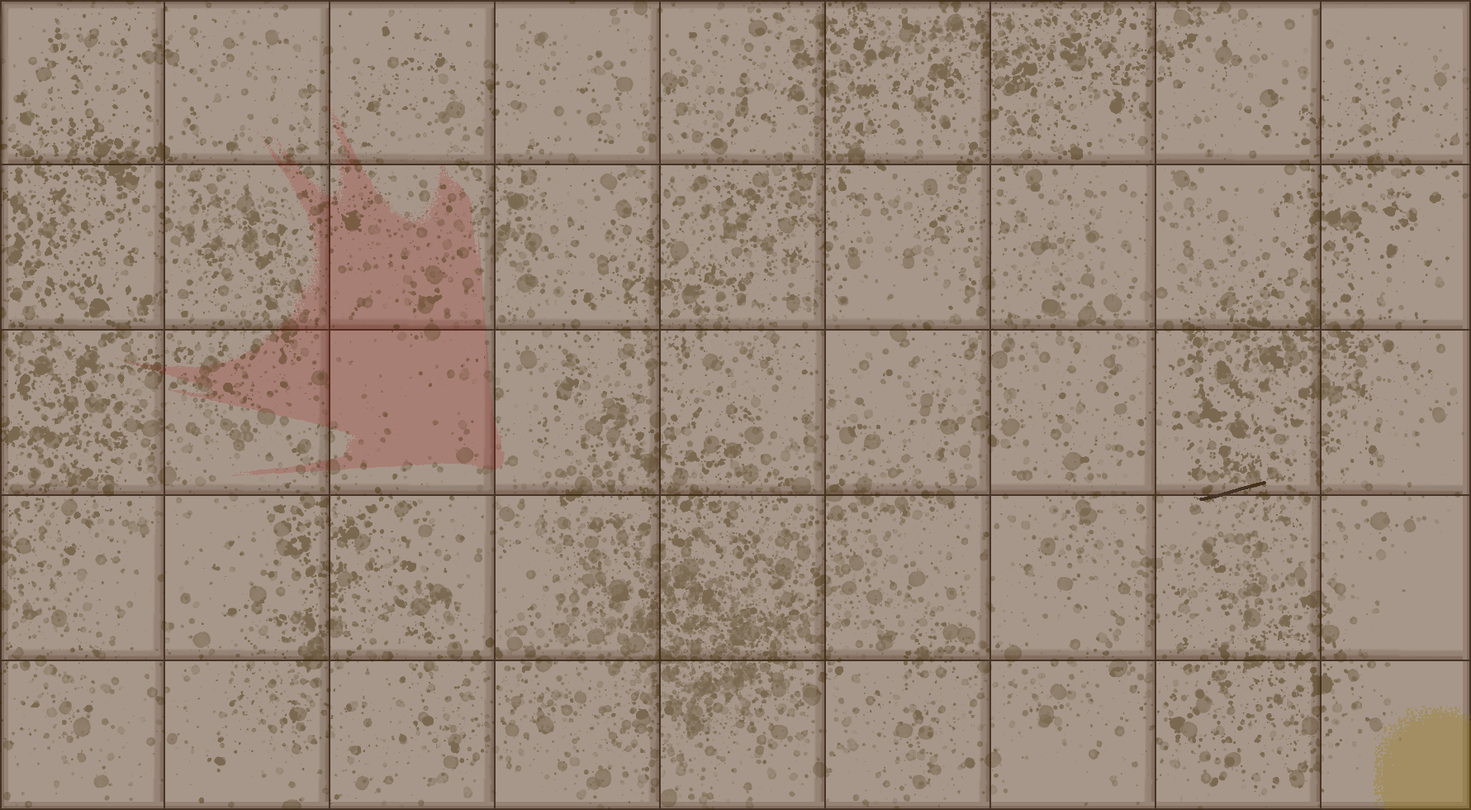
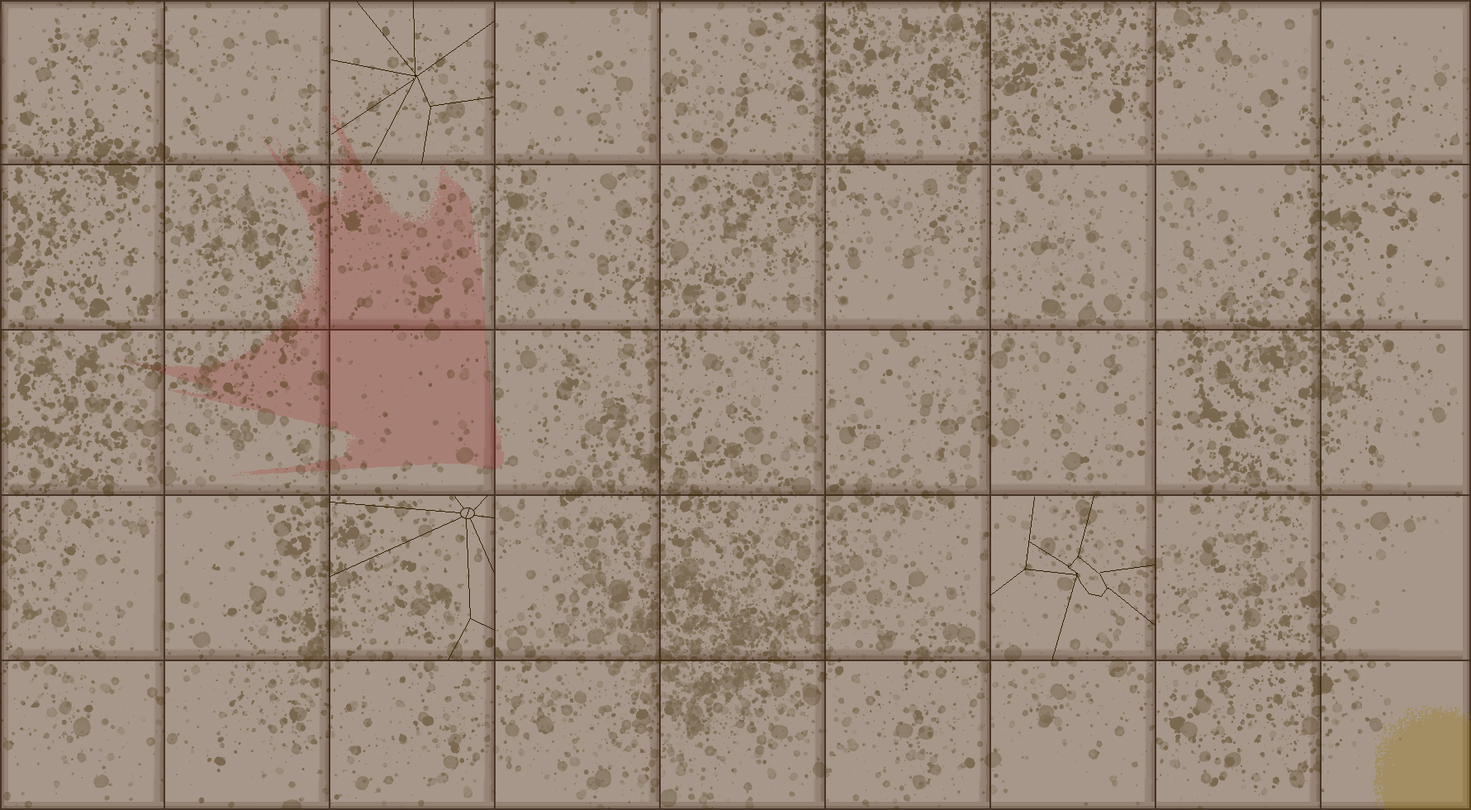
Two versions of the same layered image (1471x810). Layer-by-layer changes:
painted on "Layer 1" over left=329, top=0, right=1267, bottom=661
